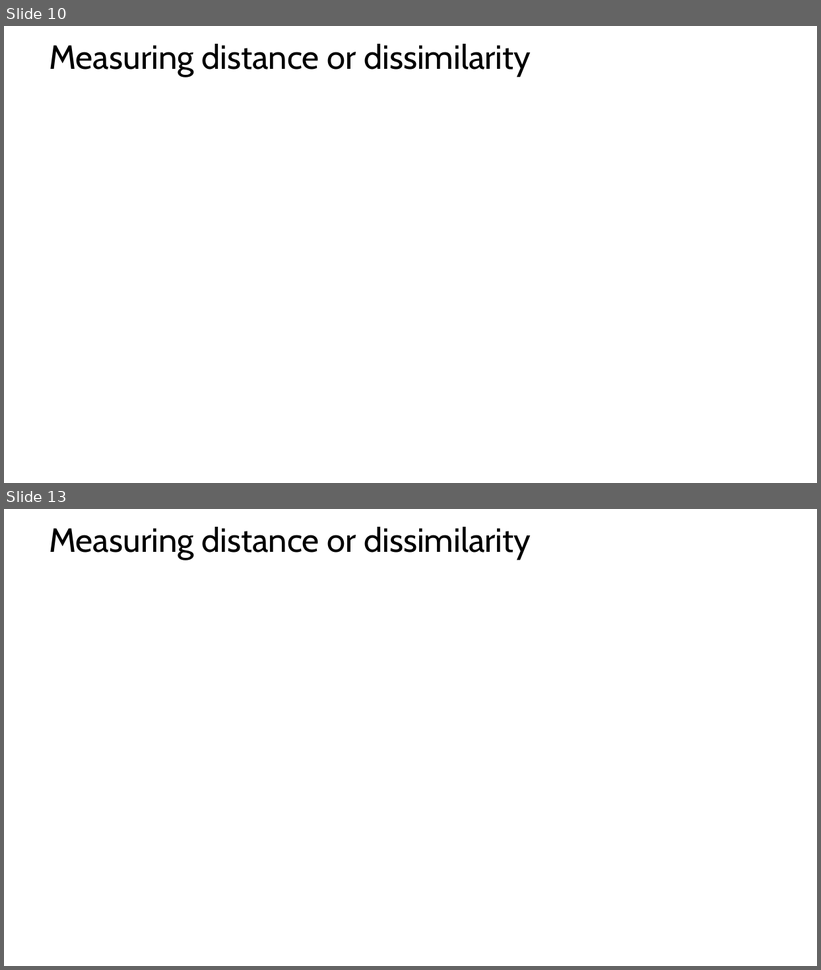
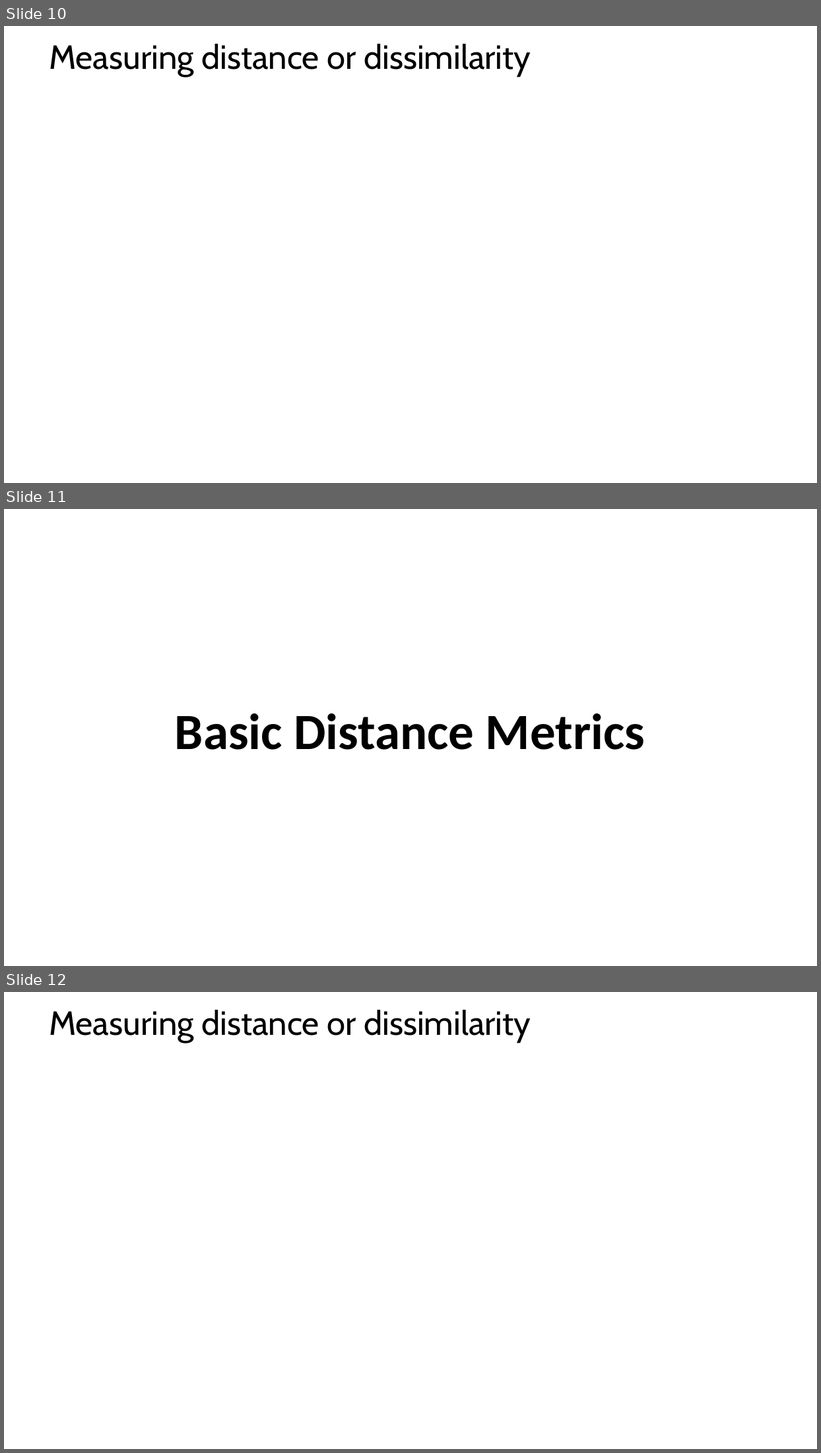
Before and after one commit to tenevian/Harvard-SSP-Data-Mining, a slide deck: slides/5_DistanceAndSimilarityMeasures.pptx. Shown one above the other, each under a label of ours: slides 10 and 13 before the commit, slides 10, 11 and 12 after it; the slides between them are not shown. The pictures are 821x970 and 821x1453 pixels, drawn with LibreOffice and Linux fonts; fonts in the diff are those of the drawing; grey boxes stand for pictures. Boxes give left, top, right and bottom in pixels: in the first picture for what was removed or moved away, otherwise in the second. Text is boxed around its words. In the diff, an @@ line names an element or a change of style, - is before the commit and + after.

```diff
--- a/slides/5_DistanceAndSimilarityMeasures.pptx
+++ b/slides/5_DistanceAndSimilarityMeasures.pptx
@@ slide 11 added at [4, 509, 817, 966], background #FFFFFF @@
@@ title added at [175, 714, 645, 750], 60 pt, text #000000, bold @@
+Basic Distance Metrics
@@ what was slide 13 is now slide 12 @@
```
Also in this commit, not shown: 4 slides changed, 4 other slides added.
